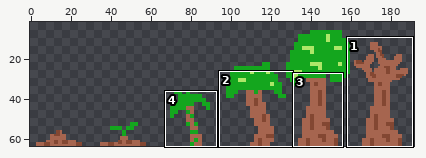
Sprite sheet: img/tree.png. Above: a wide view before the commit, with the close-up outlined.
Close-up. Before:
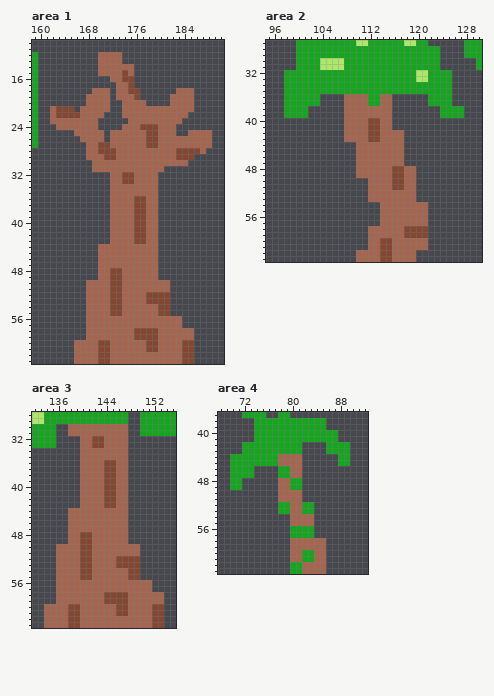
The file is 192x64 pixels. Shown: area 1: x 159..190, y 10..63; area 2: x 95..130, y 27..63; area 3: x 132..155, y 28..63; area 4: x 68..92, y 37..63. The wide view leaves out empty margins.
The result:
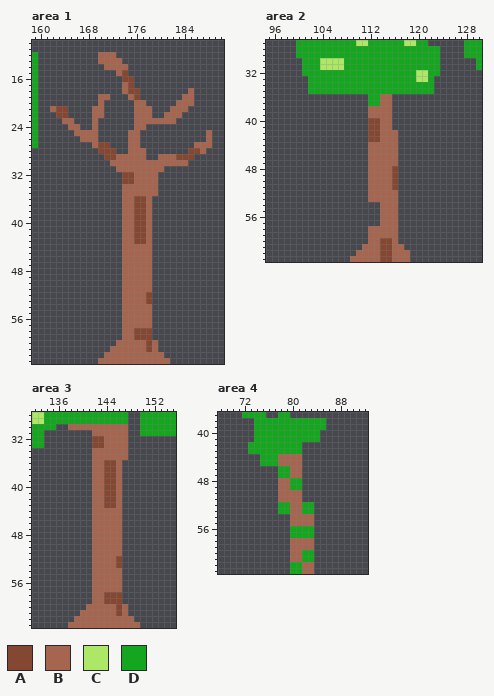
Palette (. is transparent): A #834732  B #a6654f  C #ade768  D #14a61e
Diff:
Area 1:
y 12: x 173 B -> .
y 14: x 170 B -> .; x 175 B -> .
y 15: x 170..172 BBB -> ...; x 175 B -> .
y 16: x 172..173 BB -> ..
y 17: x 173 B -> .
y 18: x 169..171 BBB -> ...; x 173 B -> .; x 183..184 BB -> ..
y 19: x 168..169 BB -> ..; x 173..174 BB -> ..; x 182..183 BB -> ..
y 20: x 168..169 BB -> ..; x 171 B -> .; x 174..175 BB -> ..; x 182 B -> .
y 21: x 165 A -> .; x 167..168 BB -> ..; x 171 B -> .; x 174..175 BB -> ..; x 179..181 BBB -> ...; x 185 B -> .
y 22: x 162 B -> .; x 165..168 AABB -> ....; x 174..175 BB -> ..; x 179..180 BB -> ..; x 184 B -> .
y 23: x 162..163 BB -> ..; x 166..168 BBB -> ...; x 175 B -> .; x 183 B -> .
y 24: x 163..164 BB -> ..; x 167..168 BB -> ..; x 174..175 BB -> ..; x 177..182 AAABBB -> B.....
y 25: x 170 B -> .; x 172..174 BBB -> ...; x 177..182 BAABBB -> ......; x 185..187 BBB -> ...
y 26: x 170 B -> .; x 172..174 BBB -> ...; x 177..187 BAABBBBBBBB -> ...........
y 27: x 168 B -> .; x 172..174 BBB -> ...; x 177..185 BAABBBBBB -> .........
y 28: x 168..169 BB -> ..; x 173..174 BB -> ..; x 178..184 BBBBBAA -> .......
y 29: x 168..170 BBB -> ...; x 178..179 BB -> ..
y 30: x 169..171 BBB -> ...
y 31: x 169..172 BBBB -> ....
y 32..35: x 172..173 BB -> ..
y 36..43: x 172..173 BB -> ..; x 179 B -> .
y 44..47: x 170..173 BBBB -> ....; x 179 B -> .
y 48..49: x 170..173 BBAA -> ....; x 179 B -> .
y 50..51: x 168..173 BBBBAA -> ......; x 179..181 BBB -> ...
y 52..53: x 168..173 BBBBAA -> ......; x 179..181 AAA -> ...
y 54..55: x 168..173 BBBBAA -> ......; x 179..181 BAA -> ...
y 56..57: x 168..173 BBBBBB -> ......; x 179..183 BBBBB -> .....
y 58..59: x 168..173 BBBBBB -> ......; x 179..185 ABBBBBB -> .......
y 60: x 166..172 BBBBAAB -> .......; x 179..185 ABBBBAA -> B......
y 61: x 166..171 BBBBAA -> ......; x 179..185 ABBBBAA -> B......
y 62: x 166..171 BBBBAA -> .....B; x 181..185 BBBAA -> .....
y 63: x 166..171 BBBBAA -> ....BB; x 182..185 BBAA -> ....
Area 2:
y 30..31: x 100 D -> .
y 32: x 98..100 DDD -> ...; x 124..125 DD -> ..
y 33..35: x 98..101 DDDD -> ....; x 123..125 DDD -> ...
y 36..37: x 98..103 DDDDDD -> ......; x 108..111 BBBB -> ....; x 122..125 DDDD -> ....
y 38..39: x 98..101 DDDD -> ....; x 108..111 BBBB -> ....; x 124..127 DDDD -> ....
y 40..41: x 108..111 BBBB -> ....
y 42..43: x 108..111 BBBB -> ....; x 117 B -> .
y 44..47: x 110..111 BB -> ..; x 117 B -> .
y 48..49: x 110..111 BB -> ..; x 117..119 ABB -> ...
y 50..51: x 117..119 ABB -> ...
y 52..53: x 117..119 BBB -> ...
y 54..57: x 117..121 BBBBB -> .....
y 58..59: x 117..121 BAAAA -> .....
y 60: x 117..121 BBBBB -> .....
y 61: x 111 . -> B; x 118..121 BBBB -> ....
y 62: x 119 B -> .
y 63: x 109 . -> B; x 119 B -> .
Area 3:
y 31: x 134..135 DD -> ..; x 138..141 BBBB -> ....
y 32..33: x 134..135 DD -> ..; x 140..141 BB -> ..
y 34..35: x 140..141 BB -> ..
y 36..43: x 140..141 BB -> ..; x 147 B -> .
y 44..47: x 138..141 BBBB -> ....; x 147 B -> .
y 48..49: x 138..141 BBAA -> ....; x 147 B -> .
y 50..51: x 136..141 BBBBAA -> ......; x 147..149 BBB -> ...
y 52..53: x 136..141 BBBBAA -> ......; x 147..149 AAA -> ...
y 54..55: x 136..141 BBBBAA -> ......; x 147..149 BAA -> ...
y 56..57: x 136..141 BBBBBB -> ......; x 147..151 BBBBB -> .....
y 58..59: x 136..141 BBBBBB -> ......; x 147..153 ABBBBBB -> .......
y 60: x 134..140 BBBBAAB -> .......; x 147..153 ABBBBAA -> B......
y 61: x 134..139 BBBBAA -> ......; x 147..153 ABBBBAA -> B......
y 62: x 134..139 BBBBAA -> .....B; x 149..153 BBBAA -> .....
y 63: x 134..139 BBBBAA -> ....BB; x 150..153 BBAA -> ....
Area 4:
y 40..41: x 85..87 DDD -> ...
y 42..43: x 72 D -> .; x 86..89 DDDD -> ....
y 44..45: x 70..74 DDDDD -> .....; x 88..89 DD -> ..
y 46..47: x 70..73 DDDD -> ....
y 48..49: x 70..71 DD -> ..
y 58..63: x 84..85 BB -> ..
